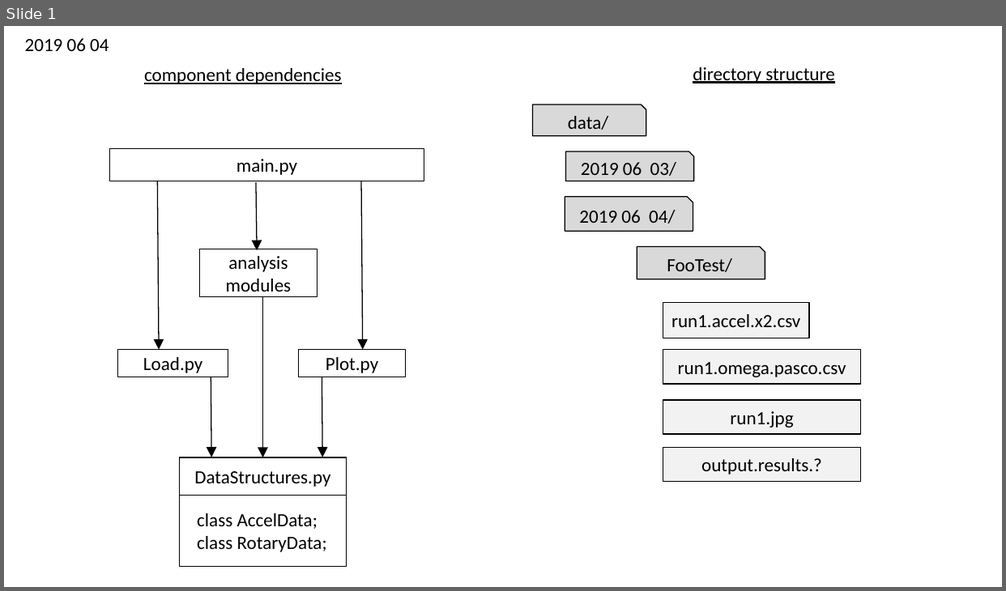
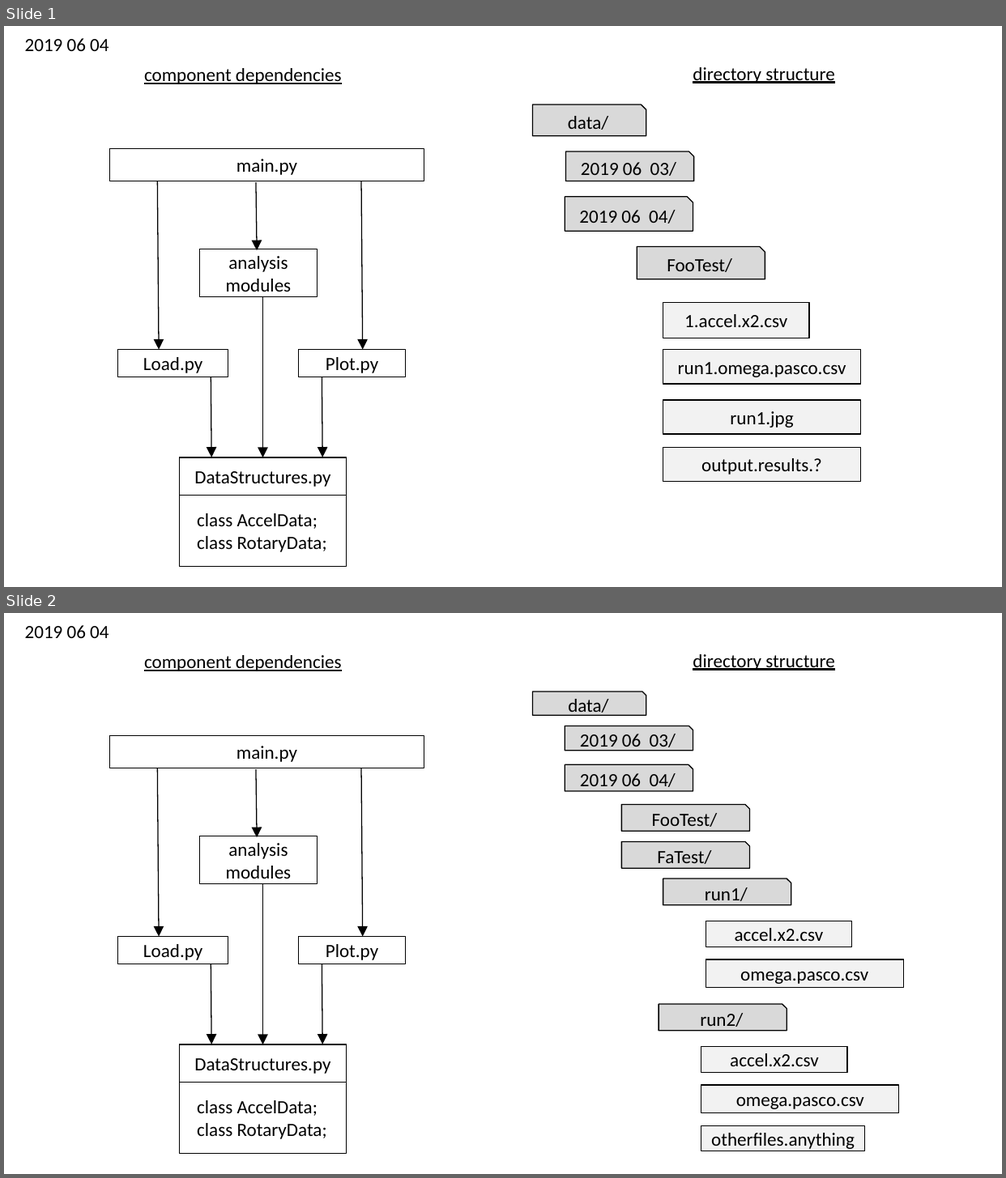
Before and after one commit to zasshuwu/duplicated_accelcamp, a slide deck: doc/architecture.pptx. Shown one above the other, each under a label of ours: slide 1 before the commit, slides 1 and 2 after it. The pictures are 1006x591 and 1006x1178 pixels, drawn with LibreOffice and Linux fonts; fonts in the diff are those of the drawing. Boxes give left, top, right and bottom in pixels: in the first picture for what was removed or moved away, otherwise in the second. Text is boxed around its words. In the diff, an @@ line names an element or a change of style, - is before the commit and + after.

```diff
--- a/doc/architecture.pptx
+++ b/doc/architecture.pptx
@@ slide 2 added at box(4, 613, 1002, 1174), background #FFFFFF @@
@@ text added at box(25, 625, 108, 638), 18 pt, text #000000 @@
+2019 06 04
@@ text added at box(144, 655, 342, 671), 18 pt, text #000000, underline @@
+component dependencies
@@ text added at box(692, 654, 834, 671), 18 pt, text #000000, underline @@
+directory structure
@@ snip rect added at box(533, 692, 646, 716), fill #D9D9D9, outline #000000 1 pt, 18 pt, text #000000 @@
+data/
@@ snip rect added at box(565, 726, 692, 751), fill #D9D9D9, outline #000000 1 pt, 18 pt, text #000000 @@
+2019 06 03/
@@ rectangle added at box(109, 736, 424, 768), outline #000000 1 pt, 18 pt, text #000000 @@
+main.py
@@ arrow added from (157, 768) to (159, 936), #000000 1 pt @@
@@ arrow added from (256, 769) to (257, 837), #000000 1 pt @@
@@ arrow added from (361, 768) to (363, 936), #000000 1 pt @@
@@ snip rect added at box(565, 765, 692, 791), fill #D9D9D9, outline #000000 1 pt, 18 pt, text #000000 @@
+2019 06 04/
@@ snip rect added at box(621, 805, 750, 831), fill #D9D9D9, outline #000000 1 pt, 18 pt, text #000000 @@
+FooTest/
@@ rectangle added at box(199, 836, 317, 884), outline #000000 1 pt, 18 pt, text #000000 @@
+analysis modules
@@ snip rect added at box(621, 842, 750, 868), fill #D9D9D9, outline #000000 1 pt, 18 pt, text #000000 @@
+FaTest/
@@ snip rect added at box(663, 879, 791, 905), fill #D9D9D9, outline #000000 1 pt, 18 pt, text #000000 @@
+run1/
@@ arrow added from (263, 884) to (263, 1045), #000000 1 pt @@
@@ rectangle added at box(706, 922, 852, 948), fill #F2F2F2, outline #000000 1 pt, 18 pt, text #000000 @@
+accel.x2.csv
@@ rectangle added at box(117, 937, 228, 964), outline #000000 1 pt, 18 pt, text #000000 @@
+Load.py
@@ rectangle added at box(298, 937, 405, 964), outline #000000 1 pt, 18 pt, text #000000 @@
+Plot.py
@@ arrow added from (211, 964) to (211, 1045), #000000 1 pt @@
@@ arrow added from (322, 964) to (323, 1045), #000000 1 pt @@
@@ rectangle added at box(706, 960, 904, 988), fill #F2F2F2, outline #000000 1 pt, 18 pt, text #000000 @@
+omega.pasco.csv
@@ snip rect added at box(659, 1004, 787, 1031), fill #D9D9D9, outline #000000 1 pt, 18 pt, text #000000 @@
+run2/
@@ rectangle added at box(179, 1045, 346, 1082), outline #000000 1 pt, 18 pt, text #000000 @@
+DataStructures.py
@@ rectangle added at box(701, 1046, 848, 1072), fill #F2F2F2, outline #000000 1 pt, 18 pt, text #000000 @@
+accel.x2.csv
@@ rectangle added at box(179, 1083, 346, 1154), outline #000000 1 pt @@
@@ rectangle added at box(701, 1085, 899, 1114), fill #F2F2F2, outline #000000 1 pt, 18 pt, text #000000 @@
+omega.pasco.csv
@@ text added at box(197, 1101, 327, 1139), 18 pt, text #000000 @@
+class AccelData;
+class RotaryData;
@@ rectangle added at box(701, 1127, 865, 1152), fill #F2F2F2, outline #000000 1 pt, 18 pt, text #000000 @@
+otherfiles.anything
@@ slide 1 changed as well @@
@@ text in rectangle at box(684, 314, 787, 327): text changed @@
-run1.accel.x2.csv
+1.accel.x2.csv
```
Also in this commit, not shown: 1 other file.
